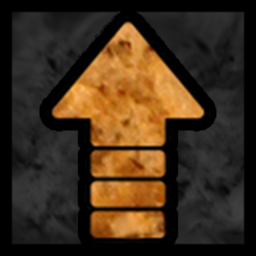
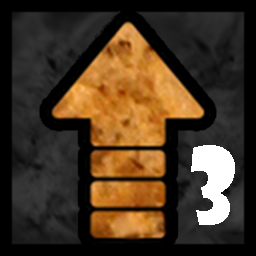
The second 256×256 image is a revision of the first. Changes to its layers:
added layer "3" above "Calque 2" over (x1=191, y1=145, x2=235, y2=225)
